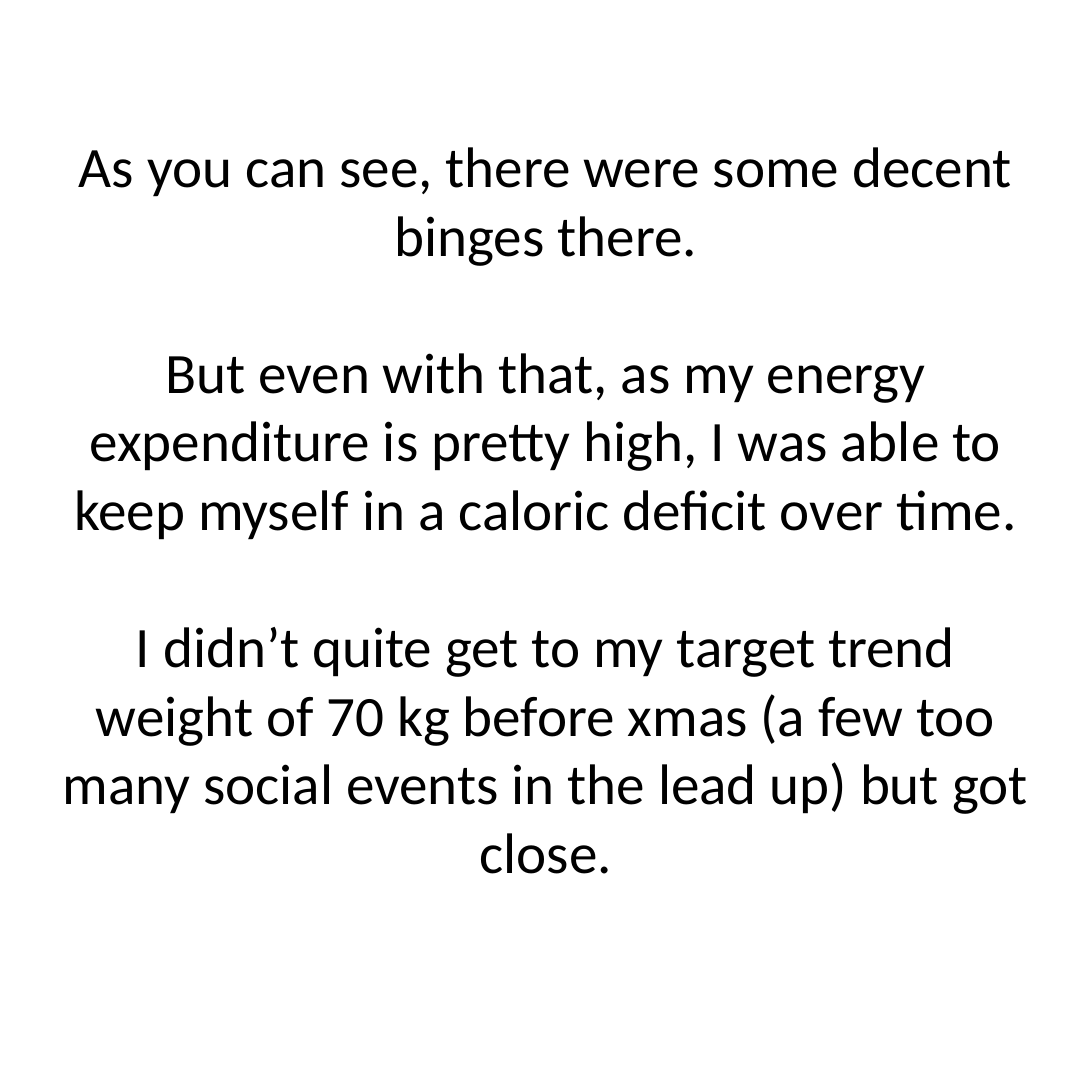
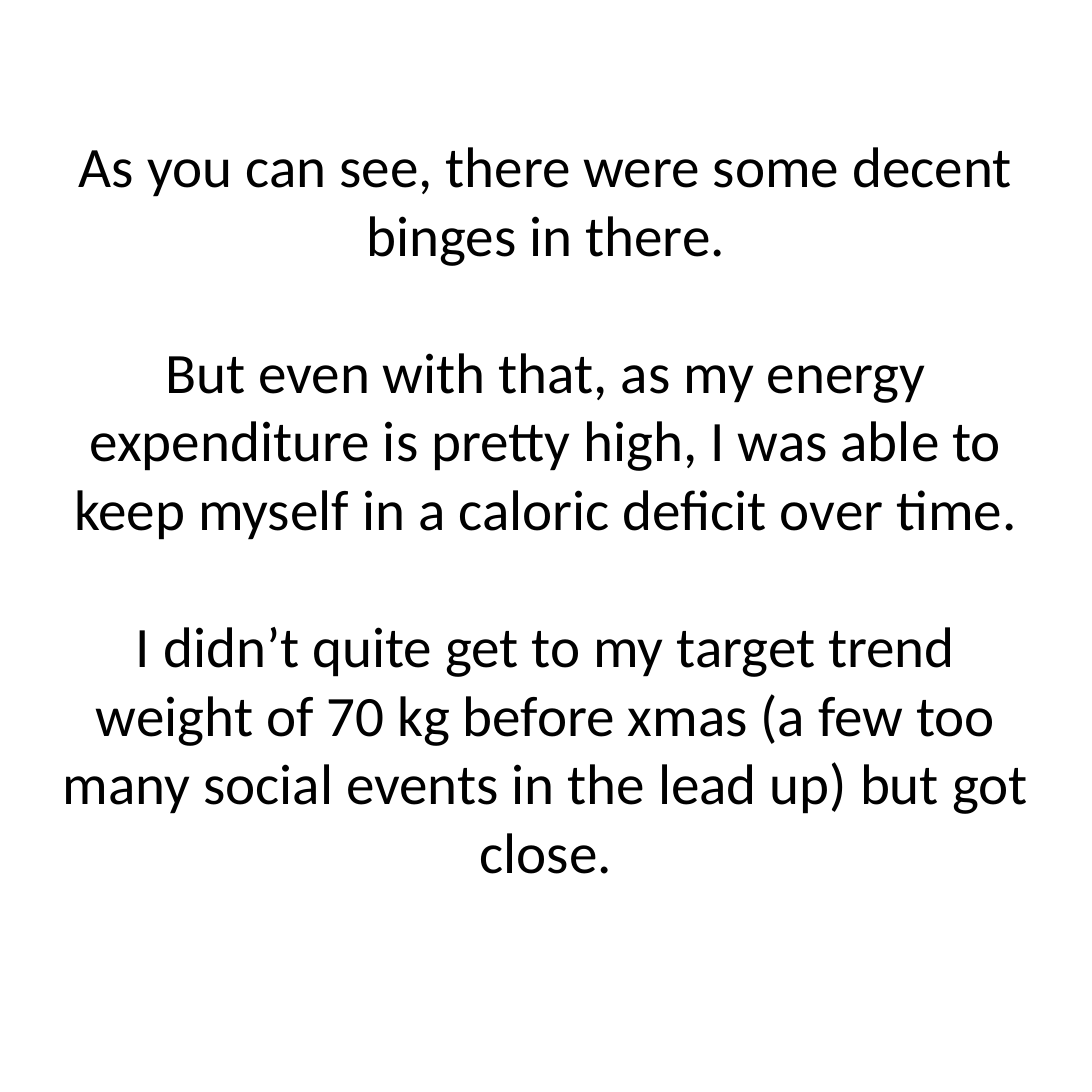
Before and after one commit to jamessteeleii/blackpill_progress, a slide deck: slide 5 of images/carousel.pptx. Drawn at 1092x1092 pixels with LibreOffice and Linux fonts; fonts in the diff are those of the drawing. Boxes give left, top, right and bottom in pixels: in the first picture for what was removed or moved away, otherwise in the second. Text is boxed around its words. In the diff, an @@ line names an element or a change of style, - is before the commit and + after.

```diff
--- a/images/carousel.pptx
+++ b/images/carousel.pptx
@@ text at (x1=79, y1=147, x2=1011, y2=266): text changed @@
-As you can see, there were some decent binges there.
+As you can see, there were some decent binges in there.
```
Also in this commit, not shown: 10 other slides changed, 23 other files.
